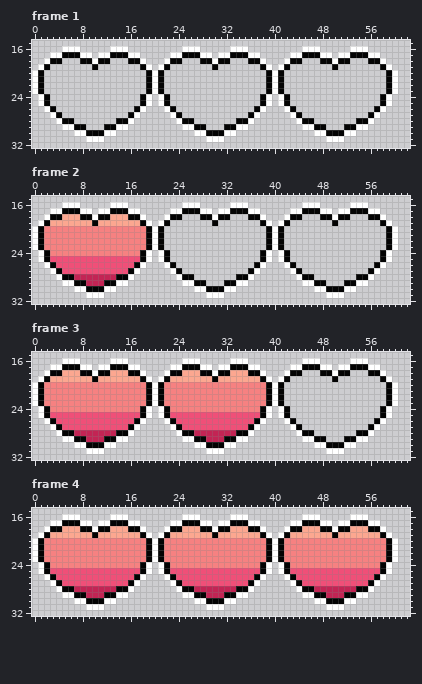
Two states of a pixel-art file, graphics/hud_hp_bar.aseprite. The picture above was drawn from the file before the commit.
64x64 pixels, 4 frames. Shown: frame 1: x 0..62, y 15..32; frame 2: x 0..62, y 15..32; frame 3: x 0..62, y 15..32; frame 4: x 0..62, y 15..32.
Once edited:
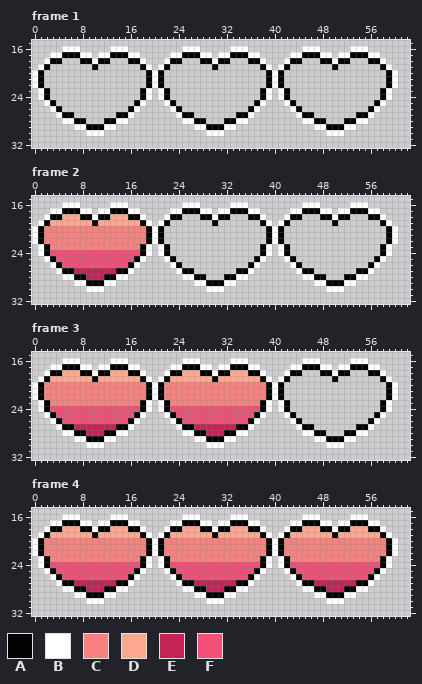
Palette (. is transparent): A #030303  B #ffffff  C #f68181  D #fca790  E #c32454  F #f04f78
What changed:
Frame 1, layer "Layer 2":
y 23: x 0..2 BA. -> .BA; x 18..22 .ABA. -> AB.BA; x 38..42 .ABA. -> AB.BA; x 58..60 .AB -> AB.
y 25: x 1..3 BA. -> .BA; x 17..19 .AB -> AB.; x 21..23 BA. -> .BA; x 37..39 .AB -> AB.; x 41..43 BA. -> .BA; x 57..59 .AB -> AB.
y 26: x 2..4 BA. -> .BA; x 16..18 .AB -> AB.; x 22..24 BA. -> .BA; x 36..38 .AB -> AB.; x 42..44 BA. -> .BA; x 56..58 .AB -> AB.
y 27: x 3..6 BA.. -> .BAA; x 14..17 ..AB -> AAB.; x 23..26 BA.. -> .BAA; x 34..37 ..AB -> AAB.; x 43..46 BA.. -> .BAA; x 54..57 ..AB -> AAB.
y 28: x 4..8 BAA.. -> .BBAA; x 12..16 ..AAB -> AABB.; x 24..28 BAA.. -> .BBAA; x 32..36 ..AAB -> AABB.; x 44..48 BAA.. -> .BBAA; x 52..56 ..AAB -> AABB.
y 29: x 5..15 BBAA...AABB -> ..BBAAABB..; x 25..35 BBAA...AABB -> ..BBAAABB..; x 45..55 BBAA...AABB -> ..BBAAABB..
y 30: x 7..13 BBAAABB -> ..BBB..; x 27..33 BBAAABB -> ..BBB..; x 47..53 BBAAABB -> ..BBB..
y 31: x 9..11 BBB -> ...; x 29..31 BBB -> ...; x 49..51 BBB -> ...
Frame 2, layer "Layer 2":
y 23: x 0..2 BAC -> .BA; x 18..22 CABA. -> AB.BA; x 38..42 .ABA. -> AB.BA; x 58..60 .AB -> AB.
y 24: x 3..17 CCCCCCCCCCCCCCC -> FFFFFFFFFFFFFFF
y 25: x 1..3 BAF -> .BA; x 17..19 FAB -> AB.; x 21..23 BA. -> .BA; x 37..39 .AB -> AB.; x 41..43 BA. -> .BA; x 57..59 .AB -> AB.
y 26: x 2..4 BAF -> .BA; x 16..18 FAB -> AB.; x 22..24 BA. -> .BA; x 36..38 .AB -> AB.; x 42..44 BA. -> .BA; x 56..58 .AB -> AB.
y 27: x 3..17 BAFFFFFFFFFFFAB -> .BAAEEEEEEEAAB.; x 23..26 BA.. -> .BAA; x 34..37 ..AB -> AAB.; x 43..46 BA.. -> .BAA; x 54..57 ..AB -> AAB.
y 28: x 4..8 BAAEE -> .BBAA; x 12..16 EEAAB -> AABB.; x 24..28 BAA.. -> .BBAA; x 32..36 ..AAB -> AABB.; x 44..48 BAA.. -> .BBAA; x 52..56 ..AAB -> AABB.
y 29: x 5..15 BBAAEEEAABB -> ..BBAAABB..; x 25..35 BBAA...AABB -> ..BBAAABB..; x 45..55 BBAA...AABB -> ..BBAAABB..
y 30: x 7..13 BBAAABB -> ..BBB..; x 27..33 BBAAABB -> ..BBB..; x 47..53 BBAAABB -> ..BBB..
y 31: x 9..11 BBB -> ...; x 29..31 BBB -> ...; x 49..51 BBB -> ...
Frame 3, layer "Layer 2":
y 23: x 0..2 BAC -> .BA; x 18..22 CABAC -> AB.BA; x 38..42 CABA. -> AB.BA; x 58..60 .AB -> AB.
y 24: x 3..17 CCCCCCCCCCCCCCC -> FFFFFFFFFFFFFFF; x 23..37 CCCCCCCCCCCCCCC -> FFFFFFFFFFFFFFF
y 25: x 1..3 BAF -> .BA; x 17..19 FAB -> AB.; x 21..23 BAF -> .BA; x 37..39 FAB -> AB.; x 41..43 BA. -> .BA; x 57..59 .AB -> AB.
y 26: x 2..4 BAF -> .BA; x 16..18 FAB -> AB.; x 22..24 BAF -> .BA; x 36..38 FAB -> AB.; x 42..44 BA. -> .BA; x 56..58 .AB -> AB.
y 27: x 3..17 BAFFFFFFFFFFFAB -> .BAAEEEEEEEAAB.; x 23..37 BAFFFFFFFFFFFAB -> .BAAEEEEEEEAAB.; x 43..46 BA.. -> .BAA; x 54..57 ..AB -> AAB.
y 28: x 4..8 BAAEE -> .BBAA; x 12..16 EEAAB -> AABB.; x 24..28 BAAEE -> .BBAA; x 32..36 EEAAB -> AABB.; x 44..48 BAA.. -> .BBAA; x 52..56 ..AAB -> AABB.
y 29: x 5..15 BBAAEEEAABB -> ..BBAAABB..; x 25..35 BBAAEEEAABB -> ..BBAAABB..; x 45..55 BBAA...AABB -> ..BBAAABB..
y 30: x 7..13 BBAAABB -> ..BBB..; x 27..33 BBAAABB -> ..BBB..; x 47..53 BBAAABB -> ..BBB..
y 31: x 9..11 BBB -> ...; x 29..31 BBB -> ...; x 49..51 BBB -> ...
Frame 4, layer "Layer 2":
y 23: x 0..2 BAC -> .BA; x 18..22 CABAC -> AB.BA; x 38..42 CABAC -> AB.BA; x 58..60 CAB -> AB.
y 24: x 3..17 CCCCCCCCCCCCCCC -> FFFFFFFFFFFFFFF; x 23..37 CCCCCCCCCCCCCCC -> FFFFFFFFFFFFFFF; x 43..57 CCCCCCCCCCCCCCC -> FFFFFFFFFFFFFFF
y 25: x 1..3 BAF -> .BA; x 17..19 FAB -> AB.; x 21..23 BAF -> .BA; x 37..39 FAB -> AB.; x 41..43 BAF -> .BA; x 57..59 FAB -> AB.
y 26: x 2..4 BAF -> .BA; x 16..18 FAB -> AB.; x 22..24 BAF -> .BA; x 36..38 FAB -> AB.; x 42..44 BAF -> .BA; x 56..58 FAB -> AB.
y 27: x 3..17 BAFFFFFFFFFFFAB -> .BAAEEEEEEEAAB.; x 23..37 BAFFFFFFFFFFFAB -> .BAAEEEEEEEAAB.; x 43..57 BAFFFFFFFFFFFAB -> .BAAEEEEEEEAAB.
y 28: x 4..8 BAAEE -> .BBAA; x 12..16 EEAAB -> AABB.; x 24..28 BAAEE -> .BBAA; x 32..36 EEAAB -> AABB.; x 44..48 BAAEE -> .BBAA; x 52..56 EEAAB -> AABB.
y 29: x 5..15 BBAAEEEAABB -> ..BBAAABB..; x 25..35 BBAAEEEAABB -> ..BBAAABB..; x 45..55 BBAAEEEAABB -> ..BBAAABB..
y 30: x 7..13 BBAAABB -> ..BBB..; x 27..33 BBAAABB -> ..BBB..; x 47..53 BBAAABB -> ..BBB..
y 31: x 9..11 BBB -> ...; x 29..31 BBB -> ...; x 49..51 BBB -> ...
